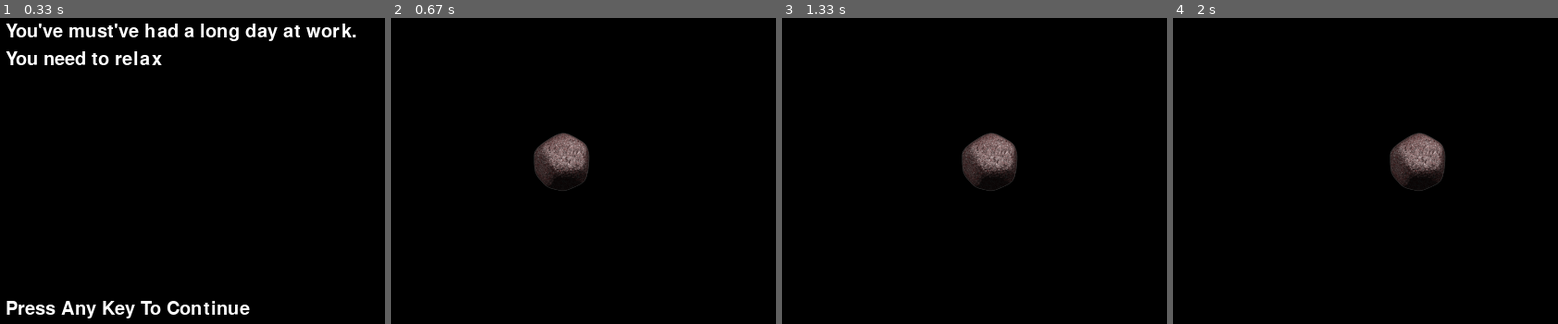
Above: before the commit, frames 1-4 (left to right).
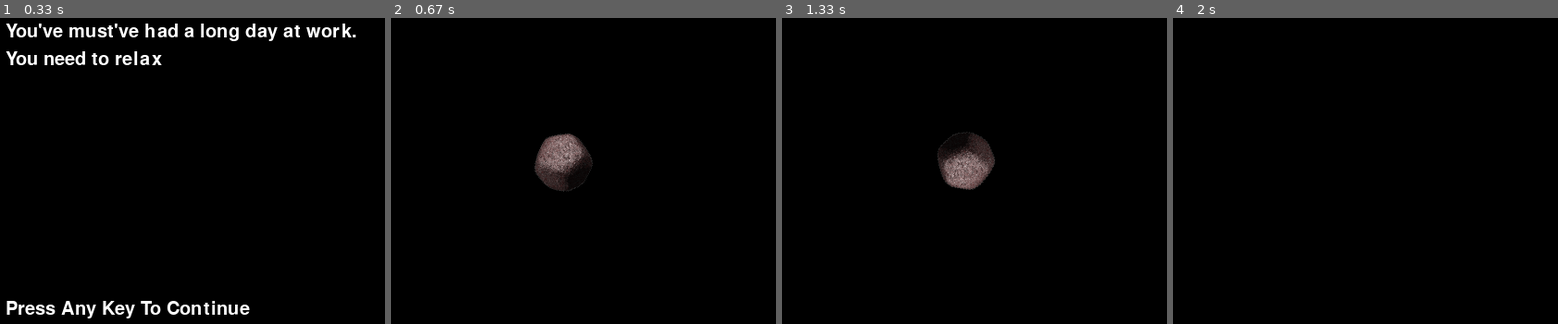
Above: after the commit, the same moments.

Repository: alanxoc3/pygame-asteroids
Game: pygame game, started from src/game.py
Same seed, same stepped clock (60 frames per second), same inputs: the game is played once before the commit and once after it.
Inputs (mouse positions are in pixels of both pictures, inside the frame that each line leads up to):
- Up to frame 1 (0.33 s): no input
- Up to frame 2 (0.67 s): hold Right from 0.33 s (still down)
- Up to frame 3 (1.33 s): release Right at 0.8 s; press the mouse at (962, 161) at 0.87 s; move the mouse to (966, 143) at 0.97 s; release the mouse at (970, 125) at 1.1 s
- Up to frame 4 (2 s): no input

Frame 1 is identical in both runs. In frame 2, 1.1% of the frame differs, in the area x 37-53%, y 37-57%; in frame 3, 2.5%, in the area x 40-62%, y 37-57%; in frame 4, 1.8%.

Commit message:
Rotating asteroids and beginning transparency.

Diff:
--- a/src/assets.py
+++ b/src/assets.py
@@ -22,6 +22,7 @@
 
 
 
+
 def load_assets():
   global ASTEROID_SHEET
   global LABEL
@@ -29,8 +30,12 @@
   global QUOTE1
   global QUOTE2
   global RELAX
+  global DISPLAYSURF
 
+  global score
+  score = 0
 
+  DISPLAYSURF = pg.display.set_mode(SCREEN_SIZE)
 
   random.seed()
 
@@ -45,4 +50,4 @@
   QUOTE1 = FONT.render(QUOTES1[num], 1, (255,255,255))
   QUOTE2 = FONT.render(QUOTES2[num], 1, (255,255,255))
   RELAX = pg.mixer.Sound(RELAX[num])
-  ASTEROID_SHEET = pg.image.load("assets/asteroids.png").convert_alpha()
+  ASTEROID_SHEET = pg.image.load("assets/asteroids.png")
--- a/src/asteroid.py
+++ b/src/asteroid.py
@@ -18,6 +18,10 @@
     self.make_frames()
     self.image = self.frames[0][0]
     self.rect = self.image.get_rect(center=pos)
+    self.explode = False
+    self.angle = 0
+    self.deadTimer = 40
+    self.dead = False
 
   def make_frames(self):
     self.frames = tools.split_sheet(assets.ASTEROID_SHEET, Asteroid.SIZE, Asteroid.SHEET_DIM)
@@ -31,15 +35,50 @@
       self.animate_timer = now
     self.redraw = False
 
+  def updateAngle(self):
+    if not self.explode:
+      self.angle += 2
+    else:
+      self.angle += 45
+
+  def disappear(self):
+    if self.deadTimer > 0:
+      self.deadTimer -= 1
+    else:
+      self.dead = True
+
+  def mouseCollision(self):
+    # True if the left button is pressed.
+    if pg.mouse.get_pressed()[0]:
+      point = pg.mouse.get_pos()
+
+      # Check if mouse point collides with rectangle.
+      if self.rect.collidepoint(point):
+        self.explode = True
+
   def update(self, now, screen_rect):
     """
     Updates our player appropriately every frame.
     """
-    self.rect.x += 1
-    pass
+    if self.dead:
+      return
+
+    self.updateAngle()
+
+    if not self.explode:
+      self.mouseCollision()
+      self.rect.x += 1
+    else:
+      self.disappear()
 
   def draw(self, surface):
     """
     Draws the player to the target surface.
     """
-    surface.blit(self.image, self.rect)
+    if self.dead:
+      return
+
+    drawnImage, drawnRect = tools.rot_center(self.image, self.rect, self.angle)
+    # surface.blit(drawnImage, drawnRect)
+
+    tools.blit_alpha(surface, drawnImage, drawnRect.topleft, 255)
--- a/src/game.py
+++ b/src/game.py
@@ -70,9 +70,9 @@
     Perform all necessary drawing and update the screen.
     """
     self.screen.fill(assets.BACKGROUND_COLOR)
-    DISPLAYSURF.blit(assets.QUOTE1, (90, 100))
-    DISPLAYSURF.blit(assets.QUOTE2, (90, 130))
-    DISPLAYSURF.blit(assets.LABEL, (90, 400))
+    assets.DISPLAYSURF.blit(assets.QUOTE1, (90, 100))
+    assets.DISPLAYSURF.blit(assets.QUOTE2, (90, 130))
+    assets.DISPLAYSURF.blit(assets.LABEL, (90, 400))
     pg.display.update()
 
   def main_loop(self):
@@ -131,11 +131,9 @@
   """
   Prepare our environment, create a display, and start the program.
   """
-  global DISPLAYSURF
   os.environ['SDL_VIDEO_CENTERED'] = '1'
   pg.init()
   pg.display.set_caption(assets.CAPTION)
-  DISPLAYSURF = pg.display.set_mode(assets.SCREEN_SIZE)
   assets.load_assets()
 
   App().main_loop()
--- a/src/tools.py
+++ b/src/tools.py
@@ -16,3 +16,23 @@
       row.append(sheet.subsurface(rect))
     subsurfaces.append(row)
   return subsurfaces
+
+
+# This method taken from:
+# http://www.pygame.org/wiki/RotateCenter
+def rot_center(image, rect, angle):
+  """rotate an image while keeping its center"""
+  rot_image = pg.transform.rotate(image, angle)
+  rot_rect = rot_image.get_rect(center=rect.center)
+  return rot_image,rot_rect
+
+# This method is taken from:
+# http://www.nerdparadise.com/programming/pygameblitopacity
+def blit_alpha(target, source, location, opacity):
+  x = location[0]
+  y = location[1]
+  temp = pg.Surface((source.get_width(), source.get_height())).convert()
+  temp.blit(target, (-x, -y))
+  temp.blit(source, (0, 0))
+  temp.set_alpha(opacity)
+  target.blit(temp, location)
